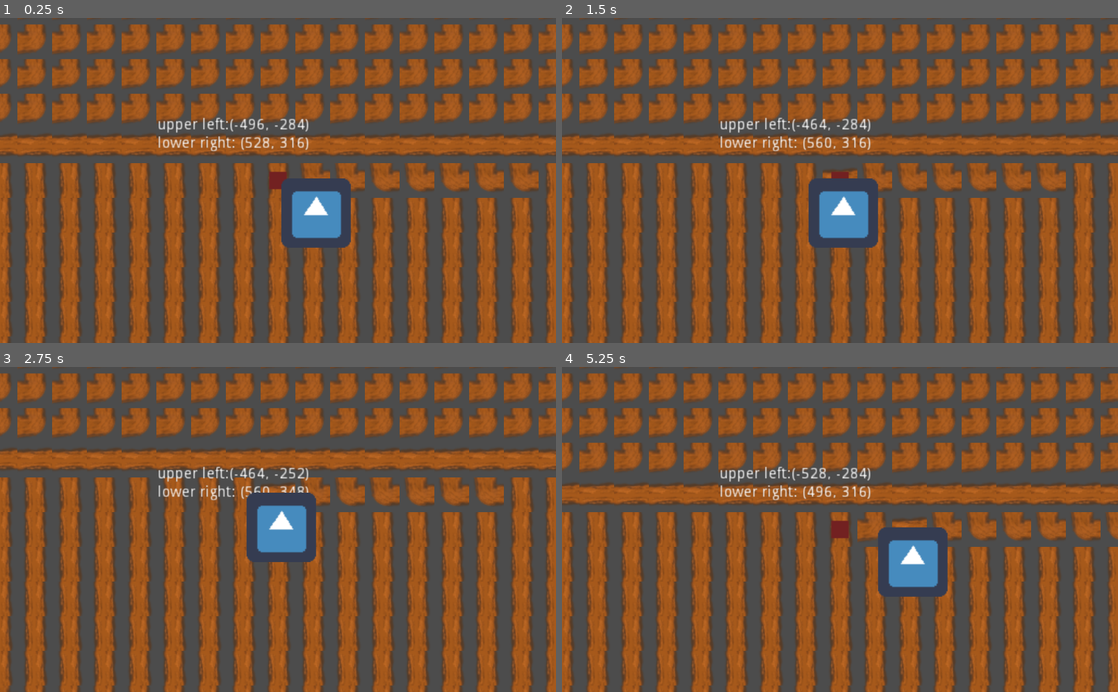
Above: before the commit, frames 1-4 (two rows, left to right).
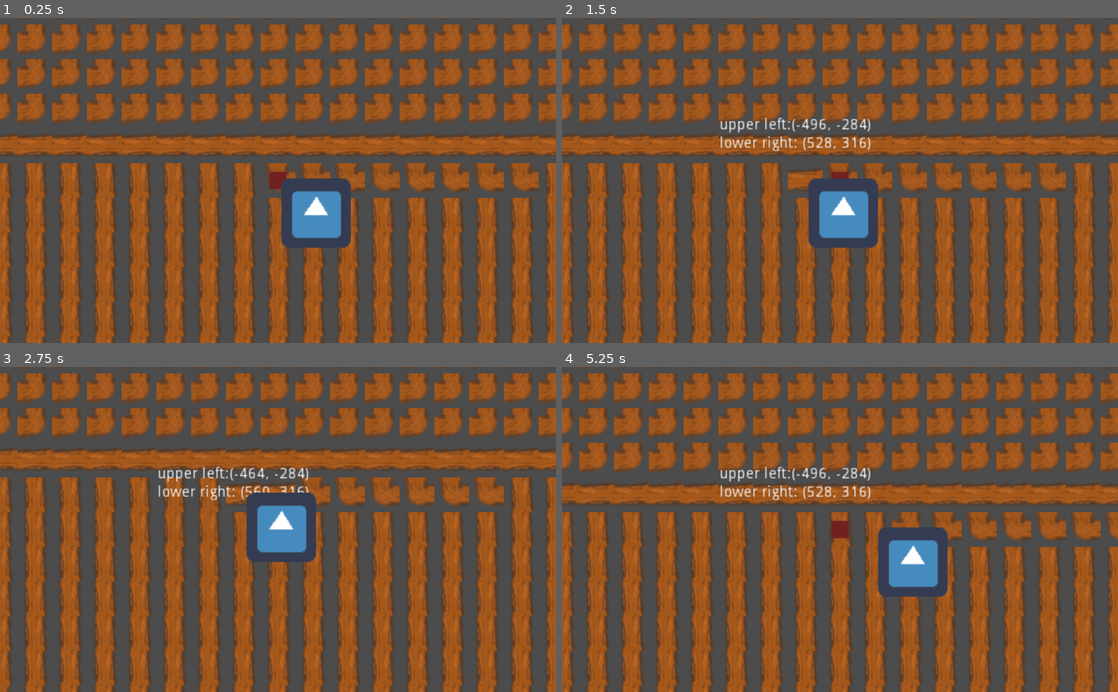
Above: after the commit, the same moments.

Repository: Sushperson/Tree-Simulator-2023
Game: Godot game, scene res://Scenes/World.tscn
Same seed, same stepped clock (60 frames per second), same inputs: the game is played once before the commit and once after it. The engine's default icon, where the game draws it, is replaced by a stand-in: a white triangle on a blue panel in a dark square.
Inputs:
- Up to frame 1 (0.25 s): no input
- Up to frame 2 (1.5 s): tap Enter at 0.5 s; hold D (right) 0.53-1.28 s; hold S (down) from 1.28 s (still down)
- Up to frame 3 (2.75 s): release S (down) at 2.03 s; hold D (right) from 2.03 s (still down)
- Up to frame 4 (5.25 s): tap Space at 2.75 s; release D (right) at 2.78 s; hold W (up) 2.78-3.53 s; tap Enter at 3.5 s; hold A (left) 3.53-5.03 s; hold S (down) from 5.03 s (still down)

The runs differ from the first frame. In frame 1, 0.9% of the frame differs, in the area x 28-56%, y 30-56%; in frame 2, 0.6%; in frame 3, 0.4%; in frame 4, 0.5%.

Commit message:
movec tick-clock to world, tiles are now placed correctly onto the RootGrid-TileMap

Diff:
--- a/Tree_sim/Scenes/Player.tscn
+++ b/Tree_sim/Scenes/Player.tscn
@@ -8,5 +8,3 @@
 
 [node name="Sprite" type="Sprite" parent="."]
 texture = ExtResource( 1 )
-
-[node name="Tick_clock" type="Timer" parent="."]
--- a/Tree_sim/Scenes/World.tscn
+++ b/Tree_sim/Scenes/World.tscn
@@ -6,7 +6,7 @@
 [ext_resource path="res://assets/wurzel/grade_v.png" type="Texture" id=4]
 [ext_resource path="res://assets/wurzel/kurve_lu.png" type="Texture" id=5]
 [ext_resource path="res://assets/wurzel/kurve_lr.png" type="Texture" id=6]
-[ext_resource path="res://Scripts/TileMap.gd" type="Script" id=7]
+[ext_resource path="res://Scripts/RootGrid.gd" type="Script" id=7]
 [ext_resource path="res://assets/wurzel/grade_h.png" type="Texture" id=8]
 [ext_resource path="res://assets/wurzel/kurve_ru.png" type="Texture" id=9]
 [ext_resource path="res://assets/wurzel/kurve_lo.png" type="Texture" id=10]
@@ -152,3 +152,5 @@
 format = 1
 tile_data = PoolIntArray( -458755, 2, 0, -458754, 2, 0, -458753, 2, 0, -524288, 2, 0, -524287, 2, 0, -524286, 2, 0, -52 …(7787 unchanged characters)…
 script = ExtResource( 7 )
+
+[node name="Tick_clock" type="Timer" parent="."]
--- a/Tree_sim/Scripts/Player.gd
+++ b/Tree_sim/Scripts/Player.gd
@@ -11,8 +11,6 @@
 
 # Called when the node enters the scene tree for the first time.
 func _ready():
-	get_node("Tick_clock").connect("timeout", self, "move")
-	get_node("Tick_clock").start(1)
 	pass # Replace with function body.
 
 
@@ -29,7 +27,6 @@
 	pos_x += int(move_dir.x)
 	pos_y += int(move_dir.y)
 	path.append([pos_x, pos_y])
-	get_node("Tick_clock").start(1)
 	player_tile_id()
 	last_move_dir = Vector2(move_dir.x, move_dir.y)
 
@@ -45,3 +42,9 @@
 		last_tile = 3
 	elif move_dir + last_move_dir == Vector2(1,-1):
 		last_tile = 4
+
+func get_last_x():
+	return path[-2][0]
+
+func get_last_y():
+	return path[-2][1]
--- a/Tree_sim/Scripts/World.gd
+++ b/Tree_sim/Scripts/World.gd
@@ -3,6 +3,7 @@
 
 # Declare member variables here. Examples:
 export var tile_size = 32
+export var tick_length = 1
 # var b = "text"
 
 
@@ -10,20 +11,28 @@
 func _ready():
 	get_node("TileMap").cell_size.x = tile_size
 	get_node("TileMap").cell_size.x = tile_size
+	get_node("Tick_clock").connect("timeout", self, "tick")
+	get_node("Tick_clock").start(tick_length)
 
 
 # Called every frame. 'delta' is the elapsed time since the previous frame.
-func _process(delta):
+#func _process(delta):
+#	pass
+
+func tick():
+	get_node("Tick_clock").start(tick_length)
+
 	var player = get_node("Player")
+	player.move()
 	player.position = Vector2(player.pos_x * tile_size + tile_size/2, player.pos_y * tile_size + tile_size/2)
 	set_player_tile()
+
 	get_node("Camera2D/Label").set_text("upper left:" + str(get_visible_rect().position) + "\n" + "lower right: " + str(get_visible_rect().end))
-
 
 func set_player_tile():
 	var player = get_node("Player")
 	var tilemap = get_node("TileMap")
-	tilemap.set_cell(player.pos_x, player.pos_y, player.last_tile)
+	tilemap.set_cell(player.get_last_x(), player.get_last_y(), player.last_tile)
 
 
 func get_visible_rect():
Renamed: Tree_sim/Scripts/TileMap.gd -> Tree_sim/Scripts/RootGrid.gd
